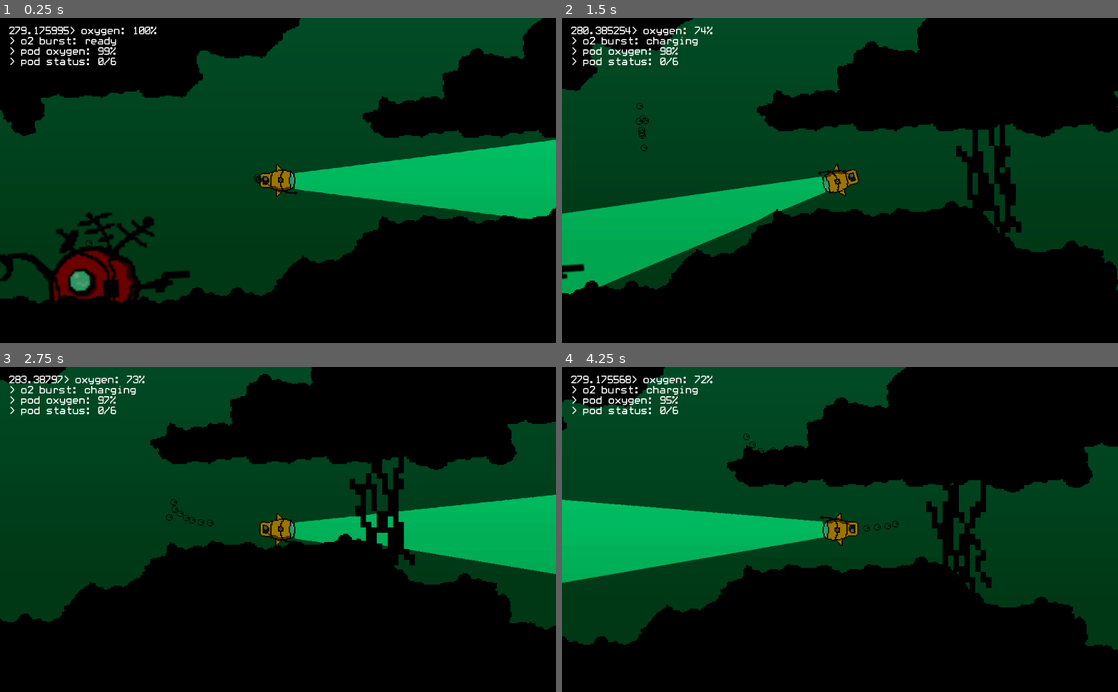
Above: before the commit, frames 1-4 (two rows, left to right).
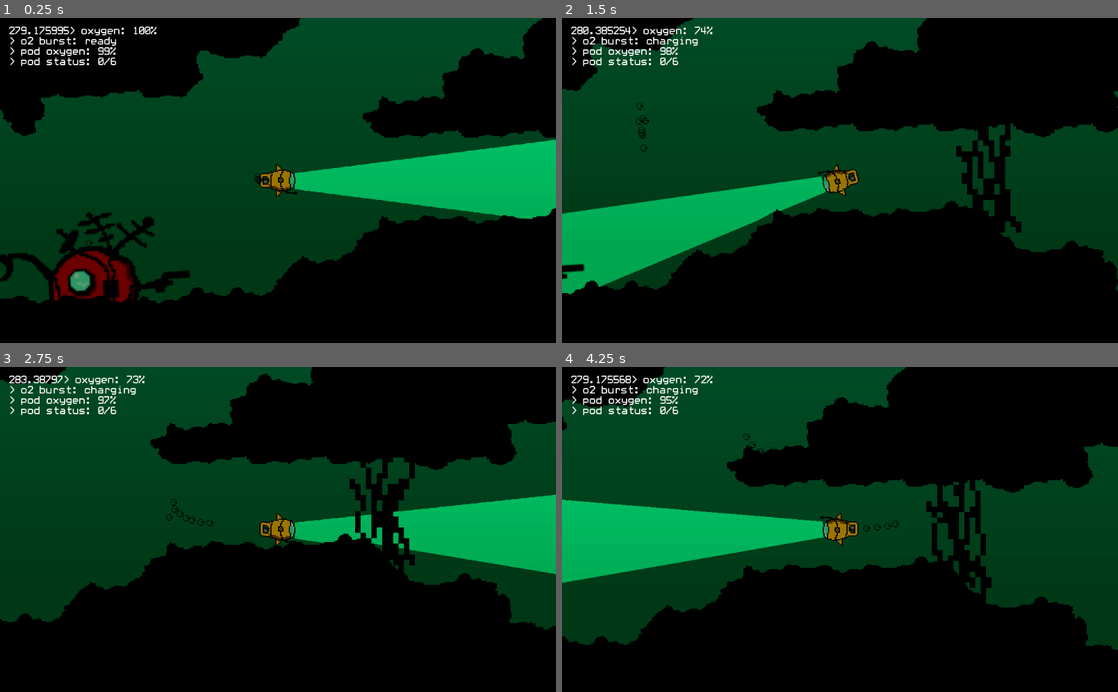
Above: after the commit, the same moments.

Repository: Jayshua/keep_it_alive
Game: Godot game, scene res://Main.tscn
The game is run twice, just before and just after one commit, with the same random seed, the same clock (stepped at 60 frames per second) and the same inputs. Sound files missing from this copy of the repository are replaced by a short silence.
Inputs:
- Up to frame 1 (0.25 s): no input
- Up to frame 2 (1.5 s): tap Enter (ui_accept) at 0.5, 0.77 s; hold D (move_right) 0.53-1.28 s; hold Space (fire) 0.53-1.28 s; hold S (move_down) from 1.28 s (still down); tap Space (fire) at 1.35 s
- Up to frame 3 (2.75 s): tap Enter (ui_accept) at 1.52 s; release S (move_down) at 2.03 s; hold D (move_right) from 2.03 s (still down); hold Space (fire) from 2.03 s (still down)
- Up to frame 4 (4.25 s): release D (move_right) at 2.78 s; release Space (fire) at 2.78 s; hold W (move_up) 2.78-3.53 s; tap Space (fire) at 2.85 s; tap Enter (ui_accept) at 3.02, 3.77 s; hold A (move_left) from 3.53 s (still down); hold Space (fire) from 3.53 s (still down)

The runs differ from the first frame. In frame 1, less than 0.1% of the frame differs, in the area x 47-49%, y 48-52%; in frame 2, 1.0%; in frame 3, 1.2%; in frame 4, 1.5%, in the area x 51-77%, y 34-73%.

Commit message:
More Work

Diff:
--- a/Main.tscn
+++ b/Main.tscn
@@ -105,7 +105,7 @@
 position = Vector2( -8, 2 )
 frames = SubResource( 10 )
 animation = "idle"
-frame = 6
+frame = 4
 playing = true
 
 [node name="AnimatedSprite2" type="AnimatedSprite" parent="Node2D"]
@@ -113,7 +113,7 @@
 rotation = -3.14159
 frames = SubResource( 10 )
 animation = "idle"
-frame = 5
+frame = 3
 playing = true
 
 [node name="StaticBody2D" type="StaticBody2D" parent="Node2D"]
@@ -128,7 +128,7 @@
 script = ExtResource( 7 )
 player_path = NodePath("../Player")
 off_volume = -60
-on_volume = -25
+on_volume = -22
 begin_depth = 400.0
 end_depth = 900.0
 
--- a/PlayFx.gd
+++ b/PlayFx.gd
@@ -1,6 +1,10 @@
 extends AudioStreamPlayer
 
+export(float) var min_volume
+export(float) var max_volume
 
-func play_once():
+func play_once(volume):
 	if not playing:
+		self.volume_db = ((max_volume - min_volume) * volume) + min_volume
+		print(volume)
 		self.play(0)
--- a/Player.gd
+++ b/Player.gd
@@ -84,11 +84,12 @@
 
 	for index in range(0, self.get_slide_count()):
 		var collision = self.get_slide_collision(index)
-		print(collision.collider_velocity)
+
 		if velocity.length() > 3:
 			velocity = -velocity * 0.95
+
 		if velocity.length() > 10:
-			$CollisionSound.play_once()
+			$CollisionSound.play_once(collision.remainder.length())
 
 	velocity *= FRICTION
 
--- a/Player.tscn
+++ b/Player.tscn
@@ -82,7 +82,7 @@
 [node name="Sprite" type="AnimatedSprite" parent="."]
 rotation = 1.5708
 frames = ExtResource( 1 )
-frame = 6
+frame = 2
 playing = true
 
 [node name="Camera2D" type="Camera2D" parent="."]
@@ -132,7 +132,8 @@
 
 [node name="CollisionSound" type="AudioStreamPlayer" parent="."]
 stream = ExtResource( 8 )
-volume_db = -8.0
-pitch_scale = 0.7
+volume_db = -10.0
+pitch_scale = 0.6
 script = ExtResource( 9 )
-[connection signal="finished" from="CollisionSound" to="CollisionSound" method="_on_CollisionSound_finished"]
+min_volume = -20.0
+max_volume = -5.0
